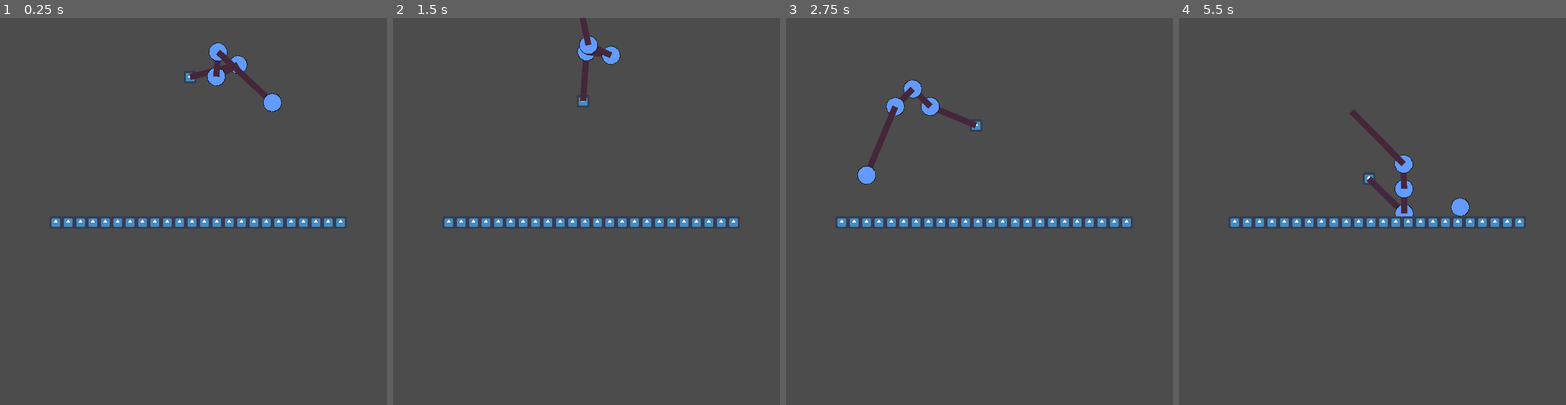
Above: before the commit, frames 1-4 (left to right).
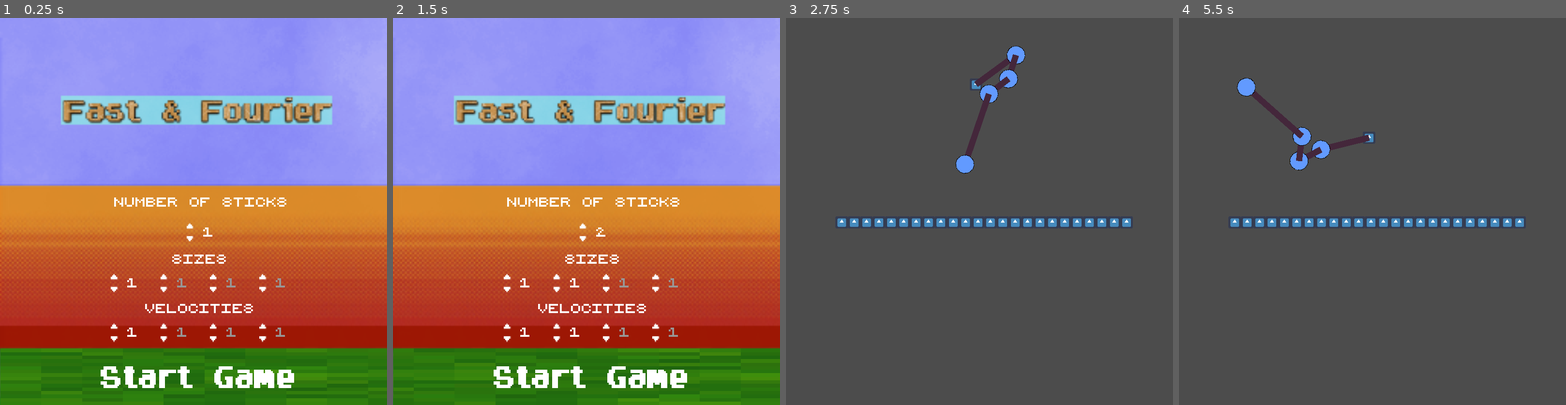
Above: after the commit, the same moments.

Repository: fyodordev/fourier-game
Game: Godot game, scene res://titlescreen.tscn
The game is run twice, just before and just after one commit, with the same random seed, the same clock (stepped at 60 frames per second) and the same inputs. Before the commit the project starts from res://World.tscn. The engine's default icon, where the game draws it, is replaced by a stand-in: a white triangle on a blue panel in a dark square.
Inputs (mouse positions are in pixels of both pictures, inside the frame that each line leads up to):
- Up to frame 1 (0.25 s): no input
- Up to frame 2 (1.5 s): click (582, 238) at 0.52 s; click (582, 226) at 1.27 s
- Up to frame 3 (2.75 s): click (983, 377) at 2.02 s
- Up to frame 4 (5.5 s): no input

The runs differ from the first frame. In frame 1, 100% of the frame differs, in the area x 0-100%, y 0-100%; in frame 2, 100%; in frame 3, 2.3%; in frame 4, 2.4%.
Error after the commit: Invalid set index 'boool' (on base: 'null instance') with value of type 'bool'. (res://titlescreen.gd:6)

Commit message:
Add TitleScreen

Diff:
--- /dev/null
+++ b/counter.gd
@@ -0,0 +1,22 @@
+extends Control
+
+var boool=false
+func is_on(boool):
+	if not boool:
+		get_node("number_sticks").add_color_override("font_color", Color(0.6,0.6,0.6,1))
+	else:
+		get_node("number_sticks").add_color_override("font_color", Color(1,1,1,1))
+
+		#get_node("number_sticks/number_up").add_color_override("font_color", Color(0.6,0.6,0.6,1))
+
+
+
+func _on_number_down_pressed():
+	get_node("number_sticks").text=str(int(get_node("number_sticks").text)-1)
+	pass
+func _on_number_up_pressed():
+	get_node("number_sticks").text=str(int(get_node("number_sticks").text)+1)
+	pass
+func _process(delta):
+	is_on(boool)
+	update()
--- /dev/null
+++ b/counter.tscn
@@ -0,0 +1,42 @@
+[gd_scene load_steps=6 format=2]
+
+[ext_resource path="res://counter.gd" type="Script" id=1]
+[ext_resource path="res://8bit16.ttf" type="DynamicFontData" id=2]
+[ext_resource path="res://down.png" type="Texture" id=3]
+[ext_resource path="res://up.png" type="Texture" id=4]
+
+[sub_resource type="DynamicFont" id=1]
+size = 77
+outline_color = Color( 0, 0, 0, 1 )
+font_data = ExtResource( 2 )
+
+[node name="Node2D" type="Control"]
+script = ExtResource( 1 )
+
+[node name="number_sticks" type="Label" parent="."]
+margin_left = 1042.35
+margin_top = 1121.34
+margin_right = 1778.35
+margin_bottom = 1222.34
+custom_fonts/font = SubResource( 1 )
+text = "1
+"
+
+[node name="number_down" type="TextureButton" parent="number_sticks"]
+margin_left = -89.0
+margin_top = 37.0
+margin_right = -49.0
+margin_bottom = 77.0
+mouse_filter = 1
+texture_normal = ExtResource( 3 )
+expand = true
+
+[node name="number_up" type="TextureButton" parent="number_sticks"]
+margin_left = -89.0
+margin_top = -27.0
+margin_right = -49.0
+margin_bottom = 13.0
+texture_normal = ExtResource( 4 )
+expand = true
+[connection signal="pressed" from="number_sticks/number_down" to="." method="_on_number_down_pressed"]
+[connection signal="pressed" from="number_sticks/number_up" to="." method="_on_number_up_pressed"]
--- a/project.godot
+++ b/project.godot
@@ -16,15 +16,15 @@
 [application]
 
 config/name="TestStuff"
-run/main_scene="res://World.tscn"
+run/main_scene="res://titlescreen.tscn"
 config/icon="res://icon.png"
 
 [display]
 
 window/size/width=2000
 window/size/height=2000
-window/size/test_width=1000
-window/size/test_height=1000
+window/size/test_width=500
+window/size/test_height=500
 window/stretch/mode="2d"
 
 [input]
--- /dev/null
+++ b/titlescreen.gd
@@ -0,0 +1,37 @@
+extends Control
+
+func _on_number_down_pressed():
+	print(int(get_node("Label/number_sticks").text))
+	if get_node("Label/number_sticks").text!="1":
+		get_node("Vel/Node2D%s"%get_node("Label/number_sticks").text).boool=false
+		get_node("Siz/Node2D%s"%get_node("Label/number_sticks").text).boool=false
+		get_node("Label/number_sticks").text=str(int(get_node("Label/number_sticks").text)-1)
+
+	print("YESS BABY")
+	pass
+func _on_number_up_pressed():
+	print(int(get_node("Label/number_sticks").text))
+	if get_node("Label/number_sticks").text!="4":
+		get_node("Label/number_sticks").text=str(int(get_node("Label/number_sticks").text)+1)
+		get_node("Vel/Node2D%s"%get_node("Label/number_sticks").text).boool=true
+		get_node("Siz/Node2D%s"%get_node("Label/number_sticks").text).boool=true
+	print("YESS BABY")
+	pass
+
+func _physics_process(delta):
+	#var placeholder="Node2D%s"
+	get_node("Vel/Node2D1").boool=true
+	get_node("Siz/Node2D1").boool=true
+	get_node("Sprite/AnimationPlayer").play("grass")
+	pass
+
+func _on_StartGameSprite_pressed():
+	var number_of_sticks=int(get_node("Label/number_sticks").text)
+	var sizes = []
+	var speeds =[]
+	for i in range(number_of_sticks):
+		i=i+1
+		sizes.append(int(get_node("Siz/Node2D%s/number_sticks"%i).text))
+		speeds.append(int(get_node("Vel/Node2D%s/number_sticks"%i).text))
+	print(sizes,speeds)
+	get_tree().change_scene("res://World.tscn")
--- /dev/null
+++ b/titlescreen.tscn
@@ -0,0 +1,200 @@
+[gd_scene load_steps=15 format=2]
+
+[ext_resource path="res://titlescreen.gd" type="Script" id=1]
+[ext_resource path="res://start.png" type="Texture" id=2]
+[ext_resource path="res://8bit16.ttf" type="DynamicFontData" id=3]
+[ext_resource path="res://grass.png" type="Texture" id=4]
+[ext_resource path="res://Start-Game_hover.png" type="Texture" id=5]
+[ext_resource path="res://Start-Game.png" type="Texture" id=6]
+[ext_resource path="res://down.png" type="Texture" id=7]
+[ext_resource path="res://up.png" type="Texture" id=8]
+[ext_resource path="res://counter.tscn" type="PackedScene" id=9]
+[ext_resource path="res://Cloud.png" type="Texture" id=10]
+
+[sub_resource type="DynamicFont" id=1]
+size = 120
+outline_color = Color( 0, 0, 0, 1 )
+font_data = ExtResource( 3 )
+
+[sub_resource type="Animation" id=3]
+resource_name = "New Anim"
+loop = true
+
+[sub_resource type="Animation" id=4]
+resource_name = "grass"
+length = 0.8
+loop = true
+tracks/0/type = "value"
+tracks/0/path = NodePath(".:frame")
+tracks/0/interp = 1
+tracks/0/loop_wrap = true
+tracks/0/imported = false
+tracks/0/enabled = true
+tracks/0/keys = {
+"times": PoolRealArray( 0, 0.2, 0.4, 0.6 ),
+"transitions": PoolRealArray( 1, 1, 1, 1 ),
+"update": 0,
+"values": [ 2, 3, 1, 2 ]
+}
+
+[sub_resource type="DynamicFont" id=2]
+size = 77
+outline_color = Color( 0, 0, 0, 1 )
+font_data = ExtResource( 3 )
+
+[node name="Node2D" type="Control"]
+script = ExtResource( 1 )
+
+[node name="TextureRect" type="TextureRect" parent="."]
+margin_right = 2016.0
+margin_bottom = 2016.0
+texture = ExtResource( 2 )
+stretch_mode = 1
+
+[node name="StartGame" type="Label" parent="."]
+visible = false
+margin_left = 583.912
+margin_top = 1563.42
+margin_right = 1483.92
+margin_bottom = 1638.42
+custom_fonts/font = SubResource( 1 )
+text = "Start Game"
+
+[node name="Sprite" type="Sprite" parent="."]
+editor/display_folded = true
+position = Vector2( 1004.59, 1854.56 )
+rotation = -3.14159
+scale = Vector2( 211.207, -18.3199 )
+texture = ExtResource( 4 )
+hframes = 4
+frame = 2
+
+[node name="AnimationPlayer" type="AnimationPlayer" parent="Sprite"]
+playback_speed = 1.5
+"anims/New Anim" = SubResource( 3 )
+anims/grass = SubResource( 4 )
+
+[node name="StartGameSprite" type="TextureButton" parent="."]
+margin_left = 512.0
+margin_top = 1792.0
+margin_right = 1528.0
+margin_bottom = 1920.0
+texture_normal = ExtResource( 5 )
+texture_hover = ExtResource( 6 )
+expand = true
+
+[node name="Label" type="Label" parent="."]
+editor/display_folded = true
+margin_left = 576.0
+margin_top = 928.0
+margin_right = 1504.0
+margin_bottom = 977.002
+custom_fonts/font = SubResource( 2 )
+text = "Number of Sticks"
+align = 1
+
+[node name="number_sticks" type="Label" parent="Label"]
+margin_left = 473.0
+margin_top = 155.0
+margin_right = 1209.0
+margin_bottom = 256.0
+custom_fonts/font = SubResource( 2 )
+text = "1
+"
+
+[node name="number_down" type="TextureButton" parent="Label/number_sticks"]
+margin_left = -89.0
+margin_top = 37.0
+margin_right = -49.0
+margin_bottom = 77.0
+mouse_filter = 1
+texture_normal = ExtResource( 7 )
+expand = true
+
+[node name="number_up" type="TextureButton" parent="Label/number_sticks"]
+margin_left = -89.0
+margin_top = -27.0
+margin_right = -49.0
+margin_bottom = 13.0
+texture_normal = ExtResource( 8 )
+expand = true
+
+[node name="Vel" type="Control" parent="."]
+editor/display_folded = true
+margin_left = -384.0
+margin_top = 480.0
+margin_right = -344.0
+margin_bottom = 520.0
+__meta__ = {
+"_edit_group_": true
+}
+
+[node name="Label3" type="Label" parent="Vel"]
+margin_left = 953.352
+margin_top = 998.17
+margin_right = 1881.35
+margin_bottom = 1047.17
+custom_fonts/font = SubResource( 2 )
+text = "Velocities"
+align = 1
+__meta__ = {
+"_edit_group_": true
+}
+
+[node name="Node2D4" parent="Vel" instance=ExtResource( 9 )]
+margin_left = 768.0
+margin_right = 768.0
+
+[node name="Node2D3" parent="Vel" instance=ExtResource( 9 )]
+margin_left = 512.0
+margin_right = 512.0
+
+[node name="Node2D2" parent="Vel" instance=ExtResource( 9 )]
+margin_left = 256.0
+margin_right = 256.0
+
+[node name="Node2D1" parent="Vel" instance=ExtResource( 9 )]
+
+[node name="Siz" type="Control" parent="."]
+margin_left = -384.0
+margin_top = 224.0
+margin_right = -344.0
+margin_bottom = 264.0
+__meta__ = {
+"_edit_group_": true
+}
+
+[node name="Label3" type="Label" parent="Siz"]
+margin_left = 953.352
+margin_top = 998.17
+margin_right = 1881.35
+margin_bottom = 1047.17
+custom_fonts/font = SubResource( 2 )
+text = "Sizes"
+align = 1
+
+[node name="Node2D4" parent="Siz" instance=ExtResource( 9 )]
+margin_left = 768.0
+margin_right = 768.0
+
+[node name="Node2D3" parent="Siz" instance=ExtResource( 9 )]
+margin_left = 512.0
+margin_right = 512.0
+
+[node name="Node2D2" parent="Siz" instance=ExtResource( 9 )]
+margin_left = 256.0
+margin_right = 256.0
+
+[node name="Node2D1" parent="Siz" instance=ExtResource( 9 )]
+
+[node name="Cloud" type="KinematicBody2D" parent="."]
+editor/display_folded = true
+visible = false
+
+[node name="Sprite" type="Sprite" parent="Cloud"]
+position = Vector2( 3136, 704 )
+scale = Vector2( 16.5625, 16.0826 )
+texture = ExtResource( 10 )
+[connection signal="pressed" from="StartGameSprite" to="." method="_on_StartGameSprite_pressed"]
+[connection signal="pressed" from="Label/number_sticks/number_down" to="." method="_on_number_down_pressed"]
+[connection signal="pressed" from="Label/number_sticks/number_up" to="." method="_on_number_up_pressed"]
Binary file added: 8bit16.ttf
Binary file added: Cloud.png
Not shown, added: Cloud.png.import
Binary file added: Start-Game.png
Not shown, added: Start-Game.png.import
Binary file added: Start-Game_hover.png
Not shown, added: Start-Game_hover.png.import
Binary file added: down.png
Not shown, added: down.png.import
Binary file added: down_grey.png
Not shown, added: down_grey.png.import
Binary file added: grass.png
(and 6 more such lines)
